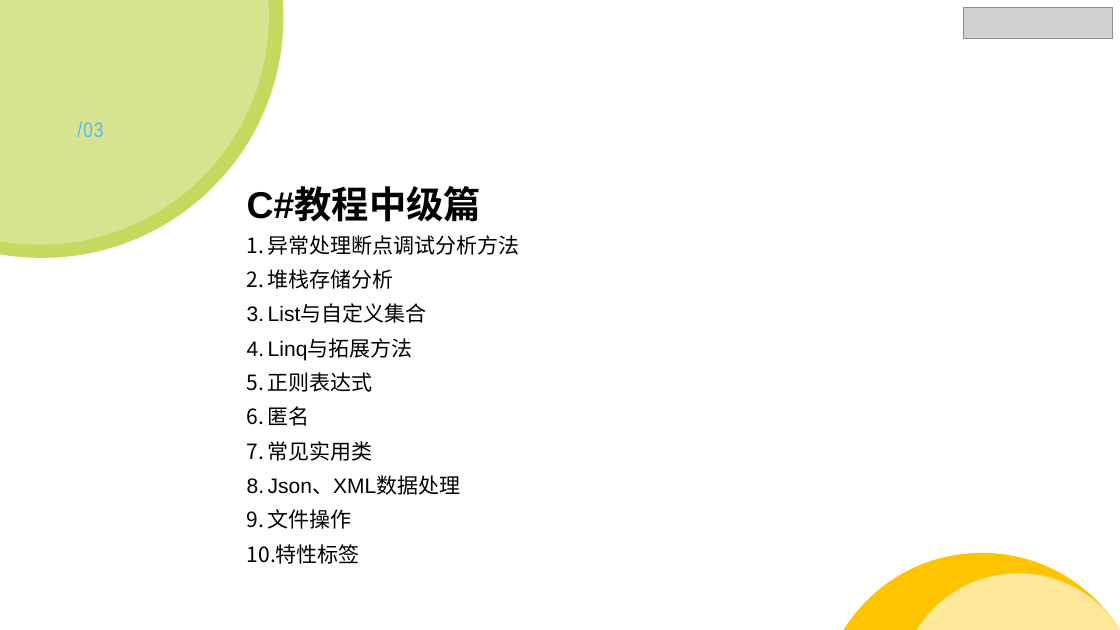
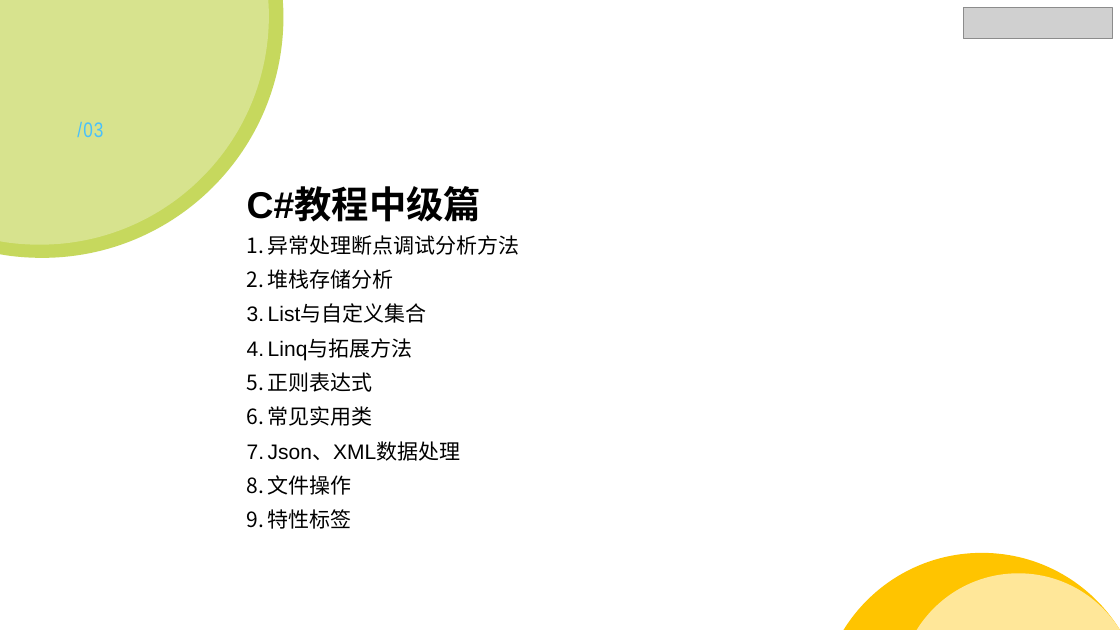
Before and after one commit to StevenEco/.NetCoreGuide, a slide deck: slide 23 of PPT/Microsoft Lesson.pptx (slide 14 before the commit). Drawn at 1120x630 pixels with LibreOffice and Linux fonts; fonts in the diff are those of the drawing; grey boxes stand for pictures. Boxes give left, top, right and bottom in pixels: in the first picture for what was removed or moved away, otherwise in the second. Text is boxed around its words. In the diff, an @@ line names an element or a change of style, - is before the commit and + after.

```diff
--- a/PPT/Microsoft Lesson.pptx
+++ b/PPT/Microsoft Lesson.pptx
@@ text at (268, 406, 310, 426): paragraph removed @@
-6. 匿名
```
Also in this commit, not shown: 1 other slide changed, 9 slides added, 50 other files.
